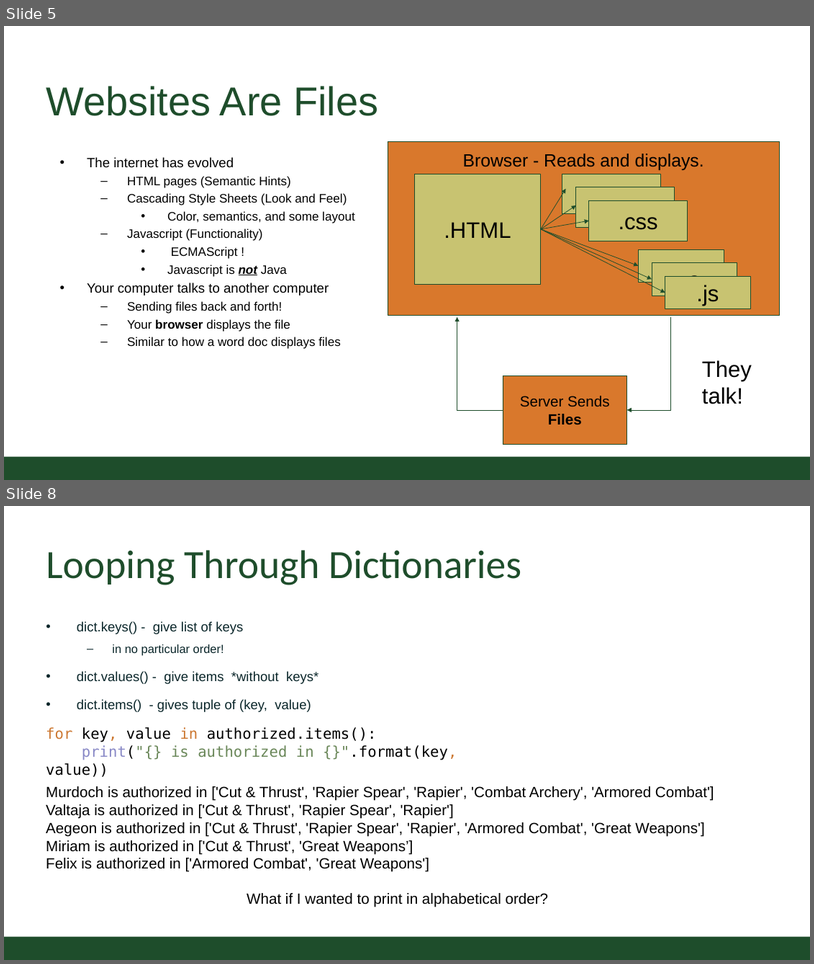
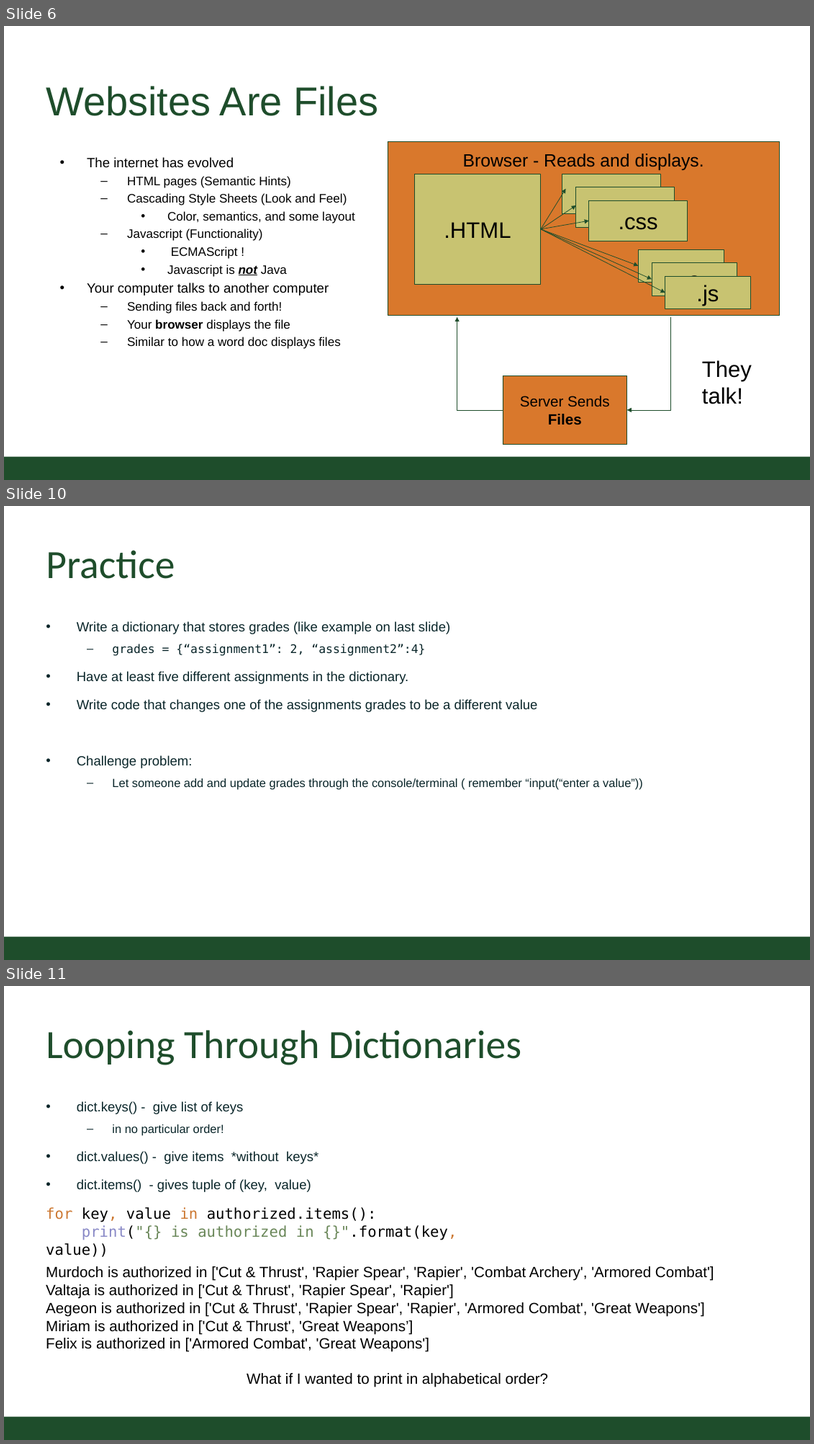
Before and after one commit to CSU-CS150B/handouts, a slide deck: Slides/On-Campus/10_02_HTML_Files_And_Dictionary.pptx. Shown one above the other, each under a label of ours: slides 5 and 8 before the commit, slides 6, 10 and 11 after it; the slides between them are not shown. The pictures are 814x964 and 814x1444 pixels, drawn with LibreOffice and Linux fonts; fonts in the diff are those of the drawing; background and template pictures are left out. Boxes give left, top, right and bottom in pixels: in the first picture for what was removed or moved away, otherwise in the second. Text is boxed around its words. In the diff, an @@ line names an element or a change of style, - is before the commit and + after.

Commit message:
updated dictionary lecture and example

```diff
--- a/Slides/On-Campus/10_02_HTML_Files_And_Dictionary.pptx
+++ b/Slides/On-Campus/10_02_HTML_Files_And_Dictionary.pptx
@@ slide 10 added at bbox=[4, 506, 810, 960], background #FFFFFF; not listed: 1 template element that a slide beside it also shows @@
@@ title added at bbox=[46, 550, 175, 579], 54 pt, text #1E4D2B @@
+Practice
@@ text added at bbox=[77, 621, 643, 790], 18 pt, text #092529 @@
+• Write a dictionary that stores grades (like example on last slide)
+  – grades = {“assignment1”: 2, “assignment2”:4}
+• Have at least five different assignments in the dictionary.
+• Write code that changes one of the assignments grades to be a different value
+• Challenge problem:
+  – Let someone add and update grades through the console/terminal ( remember “input(“enter a value”))
@@ what was slide 5 is now slide 6 @@
@@ what was slide 8 is now slide 11 @@
```
Also in this commit, not shown: 2 slides changed, 3 other slides added, 1 other file.
